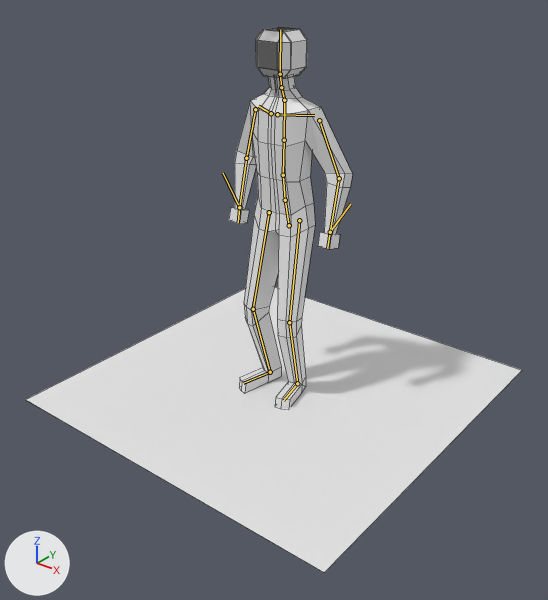
One commit to the Blender file Assets/player/playermodels/untitled.blend: the scene before it, then after it.
One viewpoint serves both versions: a 50 mm lens placed at (2.26, -2.89, 2.31), pointed at (0.07, -0.15, 0.61). Arrows for +X, +Y and +Z are at lower left; the lights stay in place. Both versions are drawn at frame 30 of the action 'metarigAction'; the numbers are the values there. The bones that bend it are drawn over the model as lines. Mesh edges are drawn as thin lines.
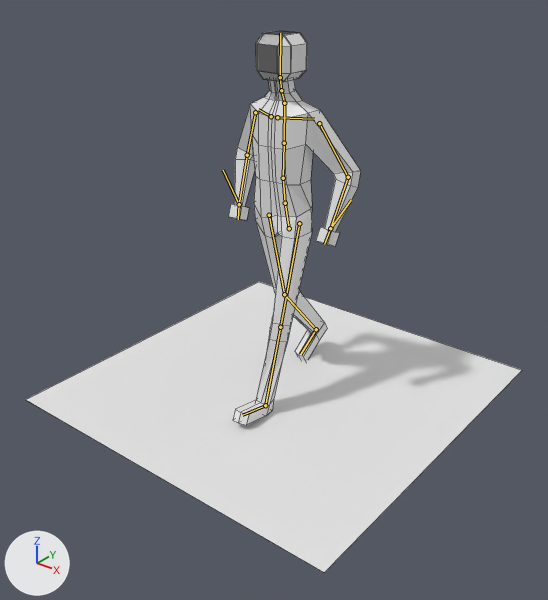
The change in detail:
Bone 'spine' (bone_spine) moves from (0.0, -0.042, 0.011) to (0.0, -0.057, 0.015).
Bone 'heelIK.l' (bone_heelik_l) moves from (0.0, 0.0, -0.02) to (0.0, -0.283, -0.017).
Bone 'heelIK.l' (bone_heelik_l) turns from (0, 0, 0) to (-11, 0, 0) degrees about its own x, y and z.
Bone 'foot.L' (bone_foot_l) turns from (-9, -2, 1) to (-1, -2, 0) degrees about its own x, y and z.
Bone 'heelIK.r' (bone_heelik_r) moves from (0.0, 0.0, -0.02) to (0.0, 0.445, 0.07).
Bone 'heelIK.r' (bone_heelik_r) turns from (0, 0, 0) to (34, 0, 0) degrees about its own x, y and z.
Bone 'foot.R' (bone_foot_r) turns from (-9, 2, -1) to (-1, 2, 0) degrees about its own x, y and z.
Bone 'forearm.L.001' (bone_forearm_l_001) moves from (-0.137, -0.443, 0.069) to (-0.147, -0.429, 0.071).
Bone 'forearm.R.001' (bone_forearm_r_001) moves from (0.137, -0.443, 0.069) to (0.147, -0.429, 0.071).

Boxes [x1, y1, x2, y2] around the edits, measured in the pictures (548 x 600 px):
'Cube', posed (7% wider)
    before: [229, 27, 353, 408]
    after: [228, 31, 361, 425]
bone 'spine', root to tip
    before: (289, 225) to (285, 200)
    after: (289, 228) to (285, 203)
bone 'foot.L', root to tip
    before: (297, 383) to (283, 400)
    after: (265, 405) to (242, 415)
bone 'foot.R', root to tip
    before: (270, 372) to (243, 383)
    after: (316, 329) to (300, 354)
bone 'forearm.L.001', root to tip
    before: (330, 232) to (350, 204)
    after: (330, 228) to (351, 200)
bone 'forearm.R.001', root to tip
    before: (239, 207) to (223, 173)
    after: (239, 204) to (223, 170)
